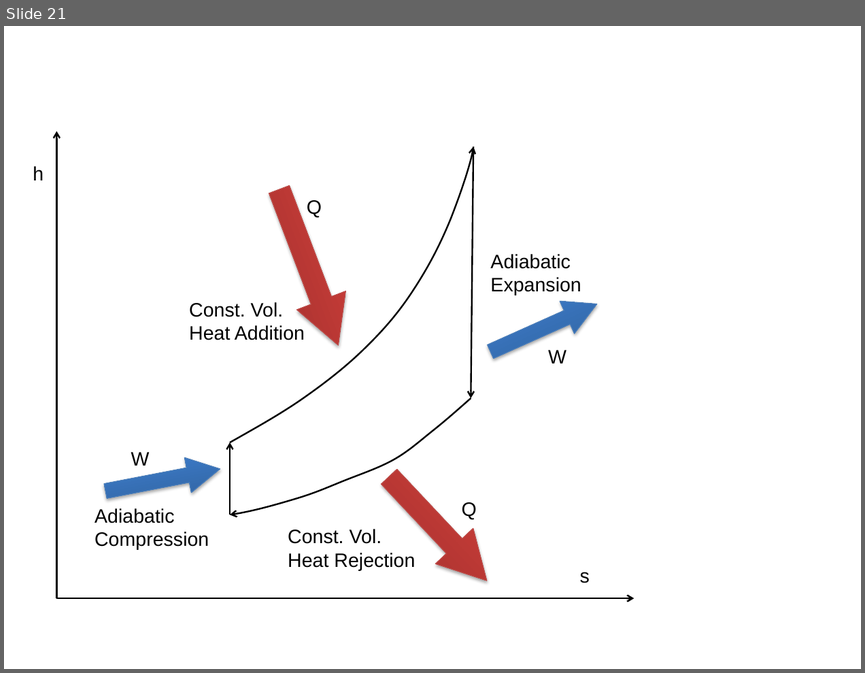
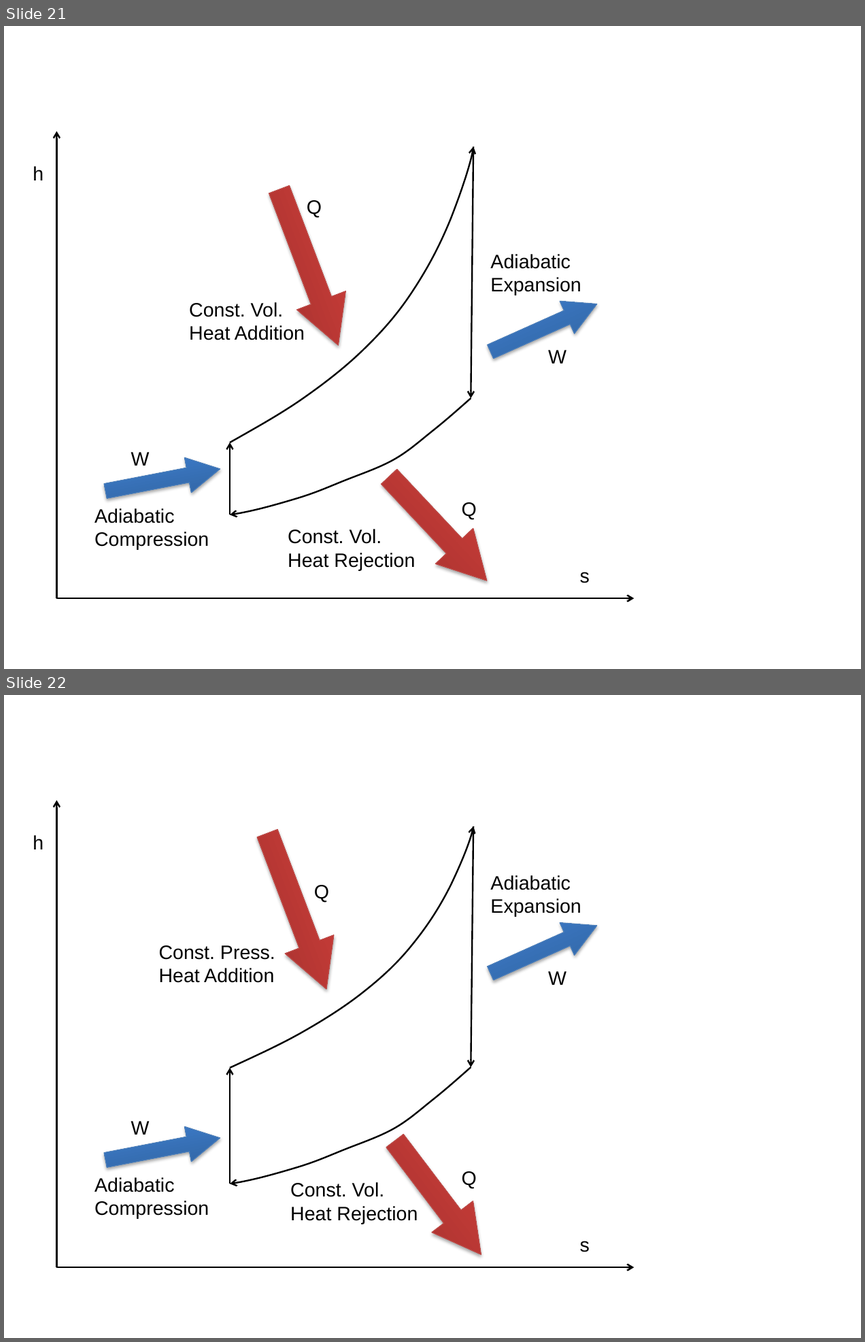
Before and after one commit to zeta-plusplus/PropulsionSystem, a slide deck: figs/makeFig.pptx. Shown one above the other, each under a label of ours: slide 21 before the commit, slides 21 and 22 after it. The pictures are 865x673 and 865x1342 pixels, drawn with LibreOffice and Linux fonts; fonts in the diff are those of the drawing. Boxes give left, top, right and bottom in pixels: in the first picture for what was removed or moved away, otherwise in the second. Text is boxed around its words. In the diff, an @@ line names an element or a change of style, - is before the commit and + after.

```diff
--- a/figs/makeFig.pptx
+++ b/figs/makeFig.pptx
@@ slide 22 added at bbox=[4, 695, 861, 1338], background #FFFFFF @@
@@ arrow added from (57, 1268) to (57, 800), #000000 1.5 pt @@
@@ text added at bbox=[33, 835, 43, 849], 18 pt, text #000000 @@
+h
@@ right arrow added at bbox=[243, 824, 351, 998], fill gradient #9C2F2D to #CB3E3A to #CE3B37, outline #BF4C48 0.75 pt @@
@@ group added at bbox=[230, 826, 474, 1184]: 2 freeform shapes, 2 arrows @@
@@ text added at bbox=[490, 875, 581, 917], 18 pt, text #000000 @@
+Adiabatic Expansion
@@ text added at bbox=[314, 885, 329, 902], 18 pt, text #000000 @@
+Q
@@ right arrow added at bbox=[483, 909, 604, 989], fill gradient #2F5F99 to #3D7CC7 to #3A7CCB, outline #4B7EBC 0.75 pt @@
@@ text added at bbox=[159, 945, 275, 983], 18 pt, text #000000 @@
+Const. Press.
+Heat Addition
@@ text added at bbox=[548, 971, 566, 985], 18 pt, text #000000 @@
+W
@@ right arrow added at bbox=[102, 1121, 223, 1178], fill gradient #2F5F99 to #3D7CC7 to #3A7CCB, outline #4B7EBC 0.75 pt @@
@@ text added at bbox=[131, 1121, 150, 1134], 18 pt, text #000000 @@
+W
@@ right arrow added at bbox=[374, 1125, 501, 1270], fill gradient #9C2F2D to #CB3E3A to #CE3B37, outline #BF4C48 0.75 pt @@
@@ text added at bbox=[94, 1177, 209, 1219], 18 pt, text #000000 @@
+Adiabatic Compression
@@ text added at bbox=[290, 1182, 417, 1223], 18 pt, text #000000 @@
+Const. Vol.
+Heat Rejection
@@ text added at bbox=[462, 1171, 477, 1188], 18 pt, text #000000 @@
+Q
@@ text added at bbox=[580, 1240, 589, 1252], 18 pt, text #000000 @@
+s
@@ arrow added from (57, 1268) to (634, 1268), #000000 1.5 pt @@
```
Also in this commit, not shown: 6 other files.
